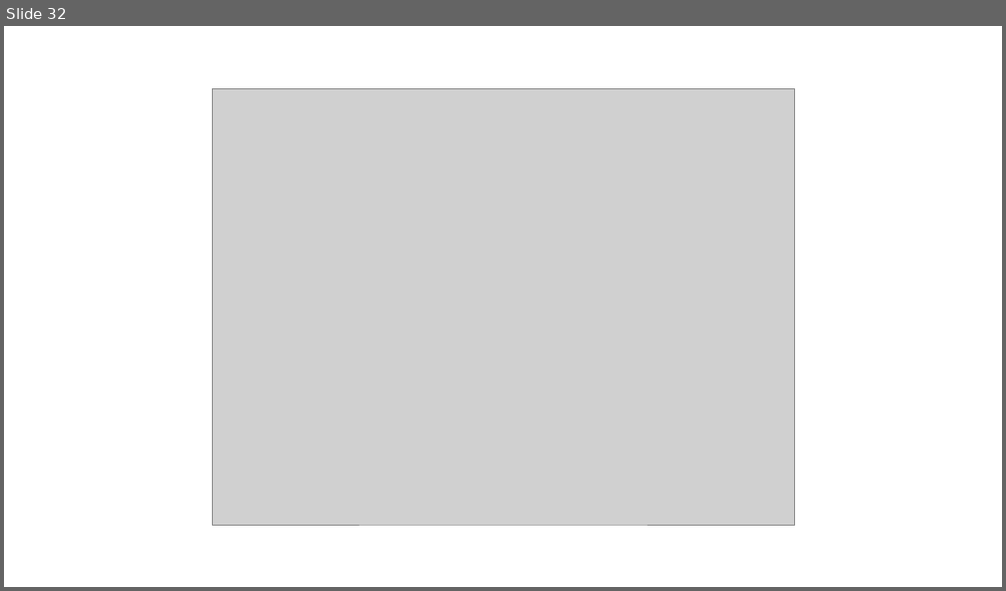
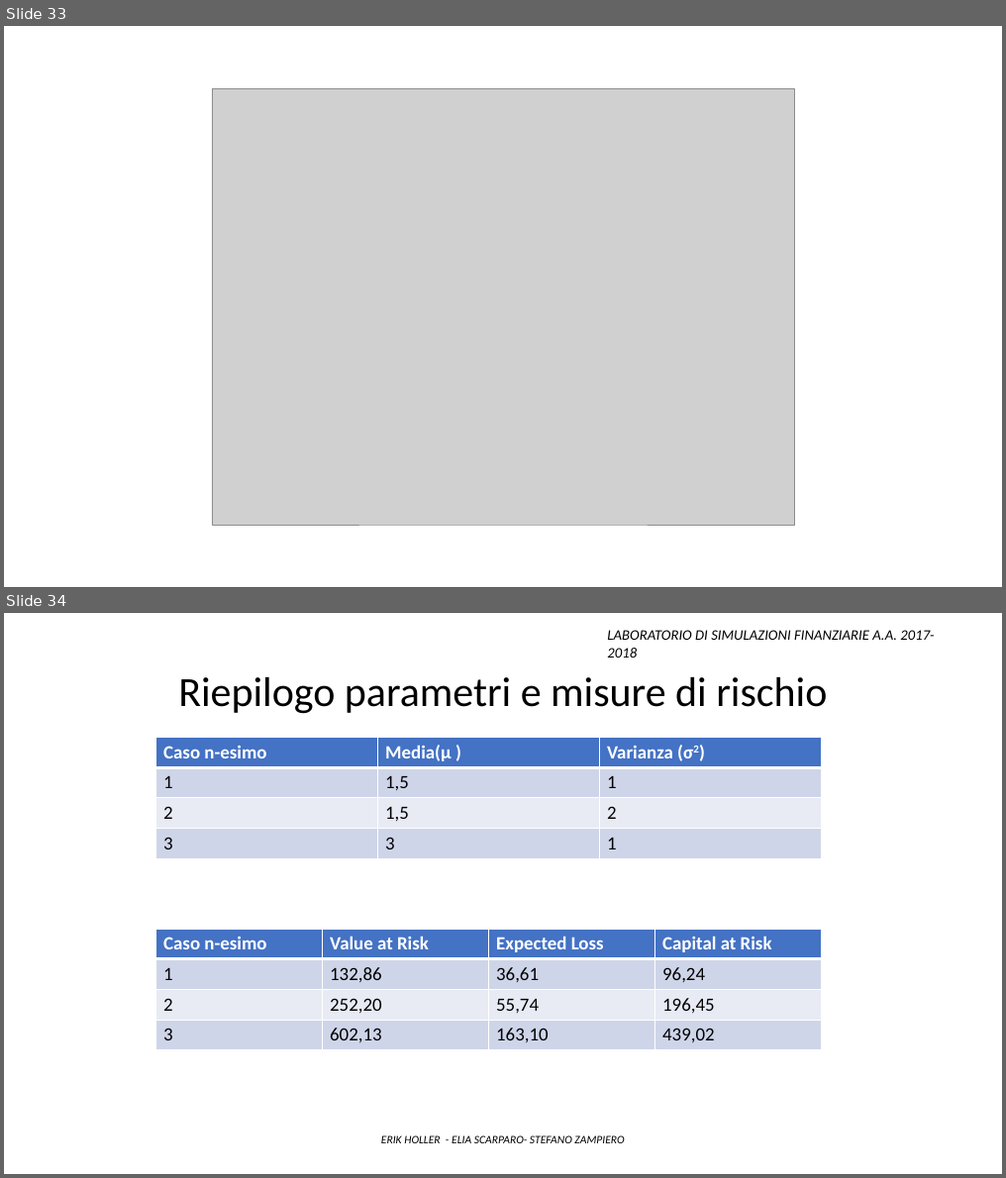
Before and after one commit to Stegirsanov/Laboratorio-di-simulazioni-finanziarie-project, a slide deck: Presentazione_finale.pptx. Shown one above the other, each under a label of ours: slide 32 before the commit, slides 33 and 34 after it. The pictures are 1006x591 and 1006x1178 pixels, drawn with LibreOffice and Linux fonts; fonts in the diff are those of the drawing; grey boxes stand for pictures. Boxes give left, top, right and bottom in pixels: in the first picture for what was removed or moved away, otherwise in the second. Text is boxed around its words. In the diff, an @@ line names an element or a change of style, - is before the commit and + after.

```diff
--- a/Presentazione_finale.pptx
+++ b/Presentazione_finale.pptx
@@ slide 34 added at (4,613,1002,1174), background #FFFFFF @@
@@ text added at (607,630,934,658), 14 pt, text #000000, italic @@
+LABORATORIO DI SIMULAZIONI FINANZIARIE A.A. 2017-2018
@@ text added at (178,677,827,714), 40 pt, text #000000 @@
+Riepilogo parametri e misure di rischio
@@ table added at (156,738,821,859), 4 rows, 3 columns @@
+Caso n-esimo | Media(μ ) | Varianza (σ2)
+1 | 1,5 | 1
+2 | 1,5 | 2
+3 | 3 | 1
@@ table added at (156,929,821,1051), 4 rows, 4 columns @@
+Caso n-esimo | Value at Risk | Expected Loss | Capital at Risk
+1 | 132,86 | 36,61 | 96,24
+2 | 252,20 | 55,74 | 196,45
+3 | 602,13 | 163,10 | 439,02
@@ text added at (381,1136,624,1144), 11 pt, text #000000, italic @@
+ERIK HOLLER - ELIA SCARPARO- STEFANO ZAMPIERO
@@ what was slide 32 is now slide 33 @@
```
Also in this commit, not shown: 16 slides changed, 5 other slides added, 2 slides removed, 3 other files.
